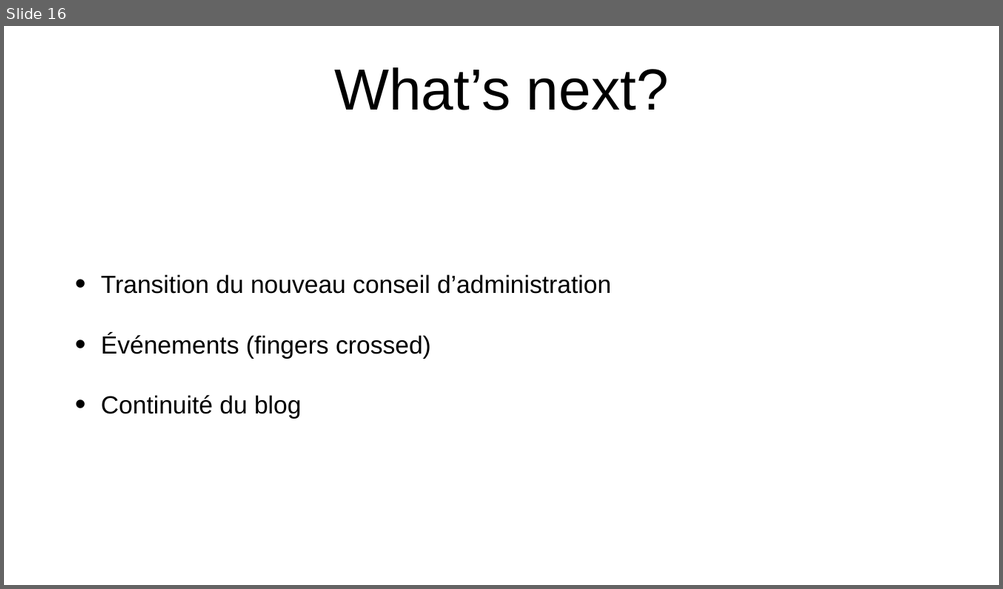
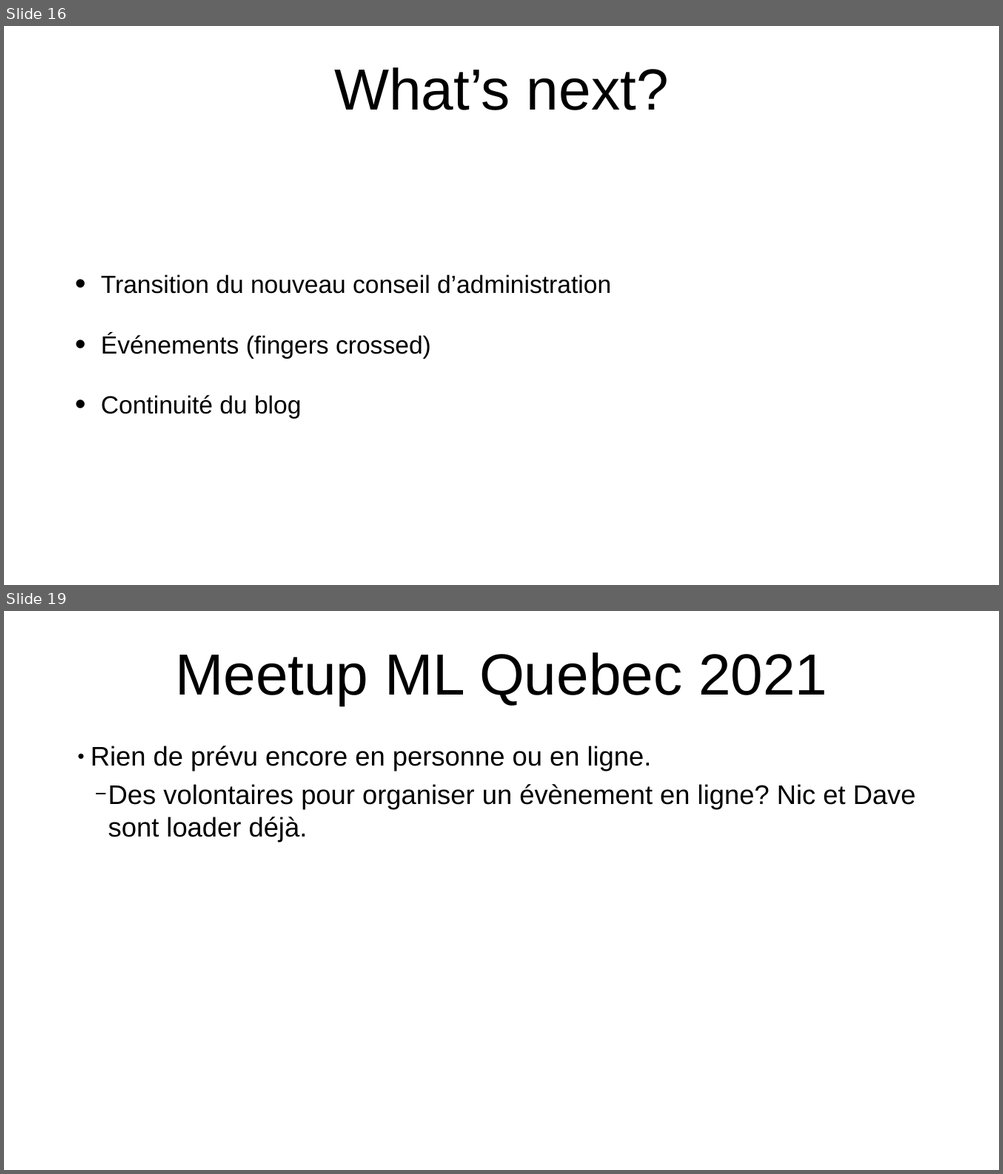
Before and after one commit to dot-layer/community-events, a slide deck: presentations/2021/assemblee-generale/ag-2021-04-13.pptx. Shown one above the other, each under a label of ours: slide 16 before the commit, slides 16 and 19 after it; the slides between them are not shown. The pictures are 1003x589 and 1003x1174 pixels, drawn with LibreOffice and Linux fonts; fonts in the diff are those of the drawing. Boxes give left, top, right and bottom in pixels: in the first picture for what was removed or moved away, otherwise in the second. Text is boxed around its words. In the diff, an @@ line names an element or a change of style, - is before the commit and + after.

```diff
--- a/presentations/2021/assemblee-generale/ag-2021-04-13.pptx
+++ b/presentations/2021/assemblee-generale/ag-2021-04-13.pptx
@@ slide 19 added at (x1=4, y1=611, x2=999, y2=1170), background #FFFFFF @@
@@ text added at (x1=175, y1=652, x2=827, y2=706), 112 pt, text #000000 @@
+Meetup ML Quebec 2021
@@ text added at (x1=91, y1=746, x2=916, y2=842), 52 pt, text #000000 @@
+● Rien de prévu encore en personne ou en ligne.
+  − Des volontaires pour organiser un évènement en ligne? Nic et Dave sont loader déjà.
```
Also in this commit, not shown: 4 slides changed, 3 other slides added.
